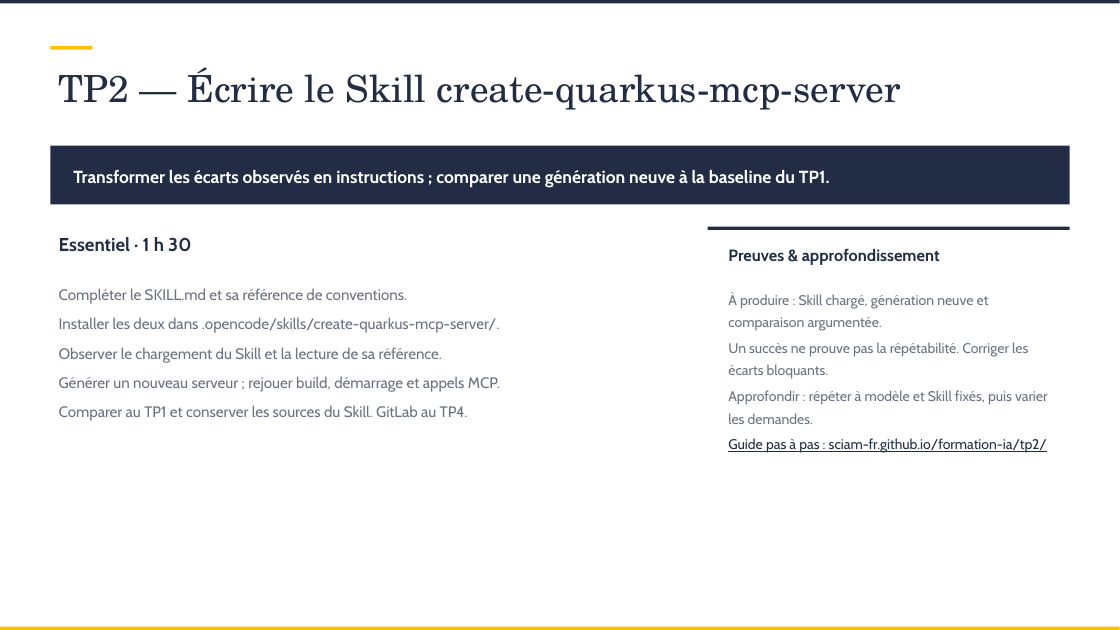
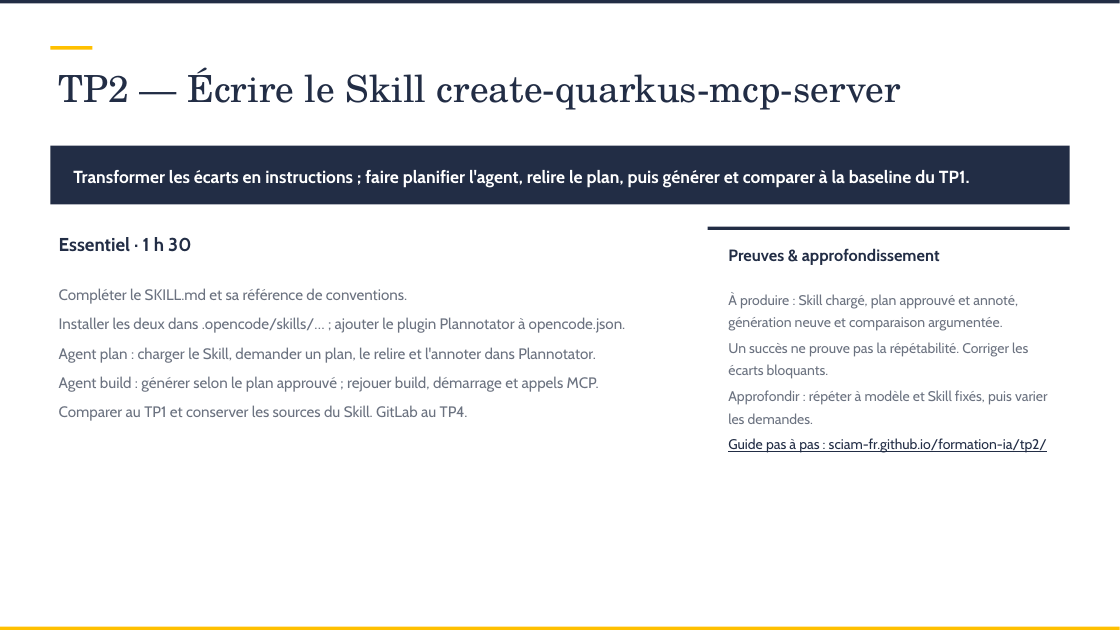
Before and after one commit to SCIAM-FR/formation-ia, a slide deck: slide 45 of slides/Support_formation_SCIAM.pptx (slide 34 before the commit). Drawn at 1120x630 pixels with LibreOffice and Linux fonts; fonts in the diff are those of the drawing; background and template pictures are left out. Boxes give left, top, right and bottom in pixels: in the first picture for what was removed or moved away, otherwise in the second. Text is boxed around its words. In the diff, an @@ line names an element or a change of style, - is before the commit and + after.

```diff
--- a/slides/Support_formation_SCIAM.pptx
+++ b/slides/Support_formation_SCIAM.pptx
@@ text at (73, 170, 970, 187): text changed @@
-Transformer les écarts observés en instructions ; comparer une génération neuve à la baseline du TP1.
+Transformer les écarts en instructions ; faire planifier l'agent, relire le plan, puis générer et comparer à la baseline du TP1.
@@ text at (728, 293, 1018, 331): text changed @@
-À produire : Skill chargé, génération neuve et comparaison argumentée.
+À produire : Skill chargé, plan approuvé et annoté, génération neuve et comparaison argumentée.
@@ text at (59, 317, 626, 392): text changed @@
-Installer les deux dans .opencode/skills/create-quarkus-mcp-server/.
-Observer le chargement du Skill et la lecture de sa référence.
-Générer un nouveau serveur ; rejouer build, démarrage et appels MCP.
+Installer les deux dans .opencode/skills/… ; ajouter le plugin Plannotator à opencode.json.
+Agent plan : charger le Skill, demander un plan, le relire et l'annoter dans Plannotator.
+Agent build : générer selon le plan approuvé ; rejouer build, démarrage et appels MCP.
```
Also in this commit, not shown: 21 other slides changed, 18 slides added, 26 other files.
